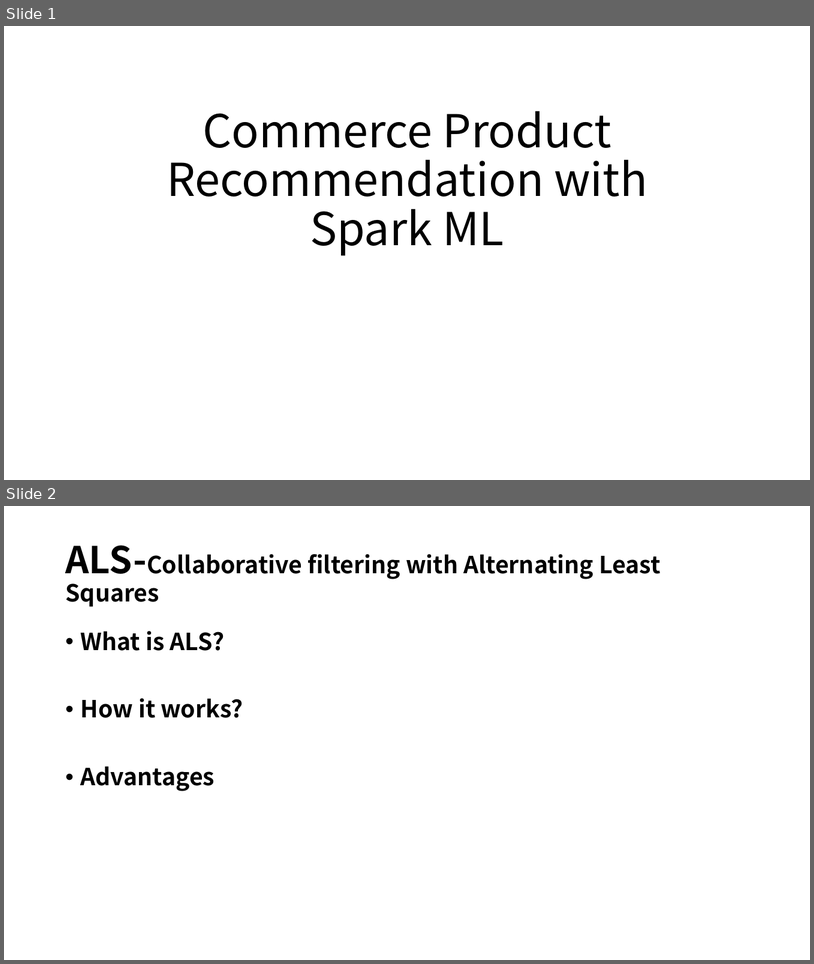
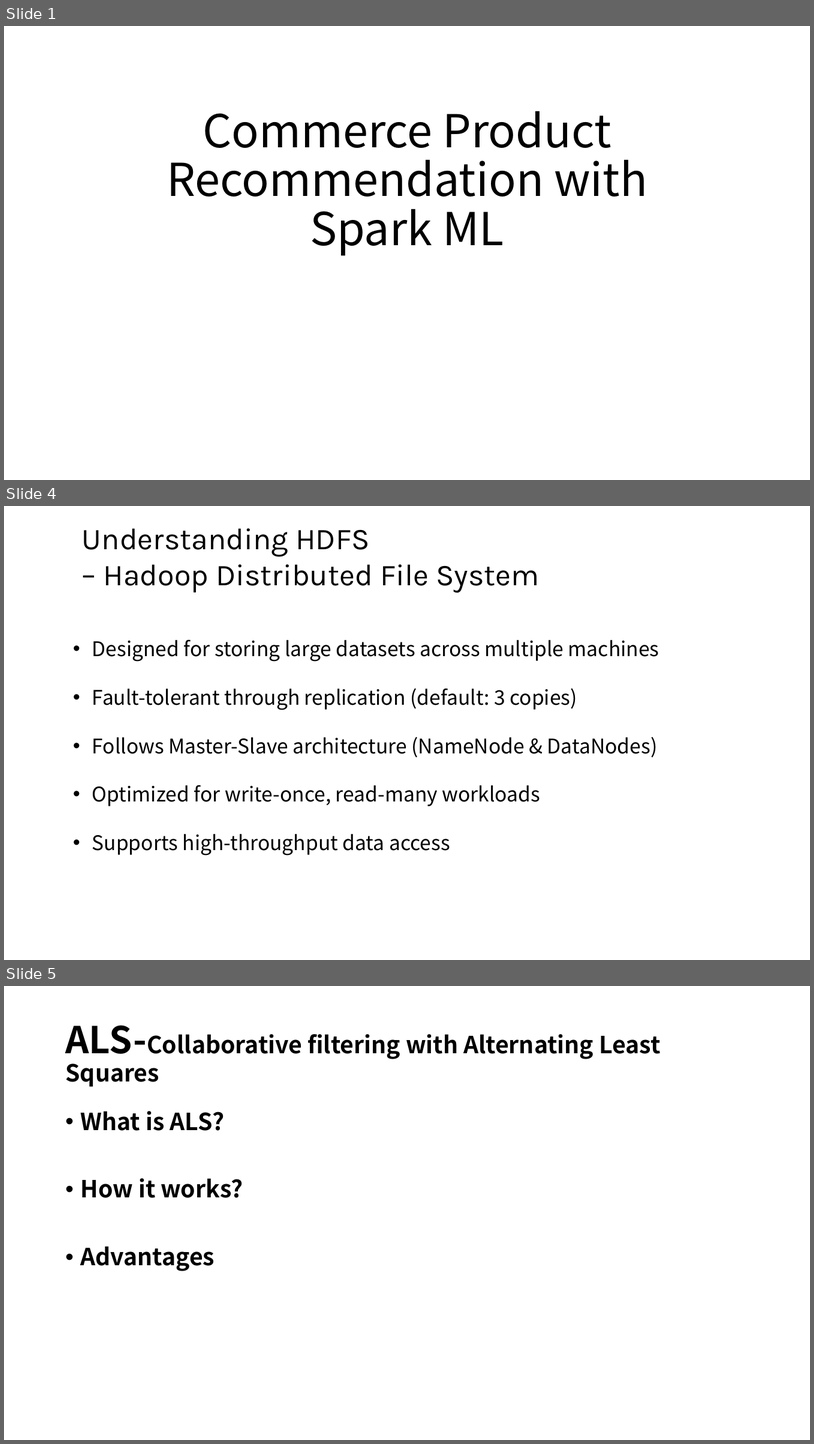
Before and after one commit to susie682/752-project, a slide deck: Commerce Product Recommendation with Spark ML-PPT.pptx. Shown one above the other, each under a label of ours: slides 1 and 2 before the commit, slides 1, 4 and 5 after it; the slides between them are not shown. The pictures are 814x964 and 814x1444 pixels, drawn with LibreOffice and Linux fonts; fonts in the diff are those of the drawing. Boxes give left, top, right and bottom in pixels: in the first picture for what was removed or moved away, otherwise in the second. Text is boxed around its words. In the diff, an @@ line names an element or a change of style, - is before the commit and + after.

```diff
--- a/Commerce Product Recommendation with Spark ML-PPT.pptx
+++ b/Commerce Product Recommendation with Spark ML-PPT.pptx
@@ slide 4 added at bbox=[4, 506, 810, 960], background #FFFFFF @@
@@ text added at bbox=[82, 528, 539, 593], 36 pt, text #000000 @@
+Understanding HDFS
+– Hadoop Distributed File System
@@ text added at bbox=[92, 640, 660, 855], 24 pt, text #000000 @@
+• Designed for storing large datasets across multiple machines
+• Fault-tolerant through replication (default: 3 copies)
+• Follows Master-Slave architecture (NameNode & DataNodes)
+• Optimized for write-once, read-many workloads
+• Supports high-throughput data access
@@ what was slide 2 is now slide 5 @@
```
Also in this commit, not shown: 4 other slides added.
